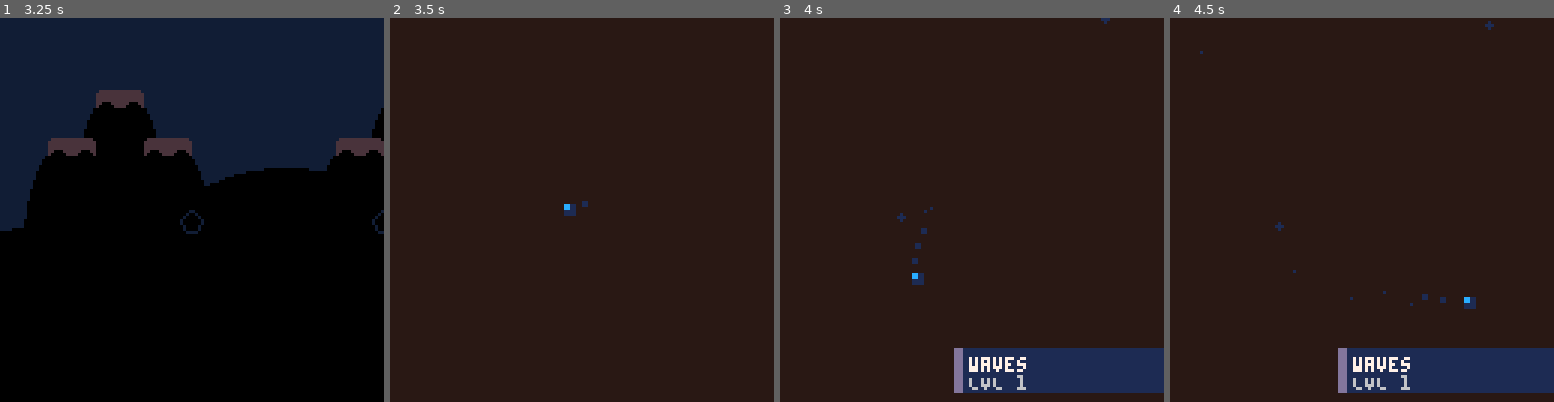
Above: before the commit, frames 1-4 (left to right).
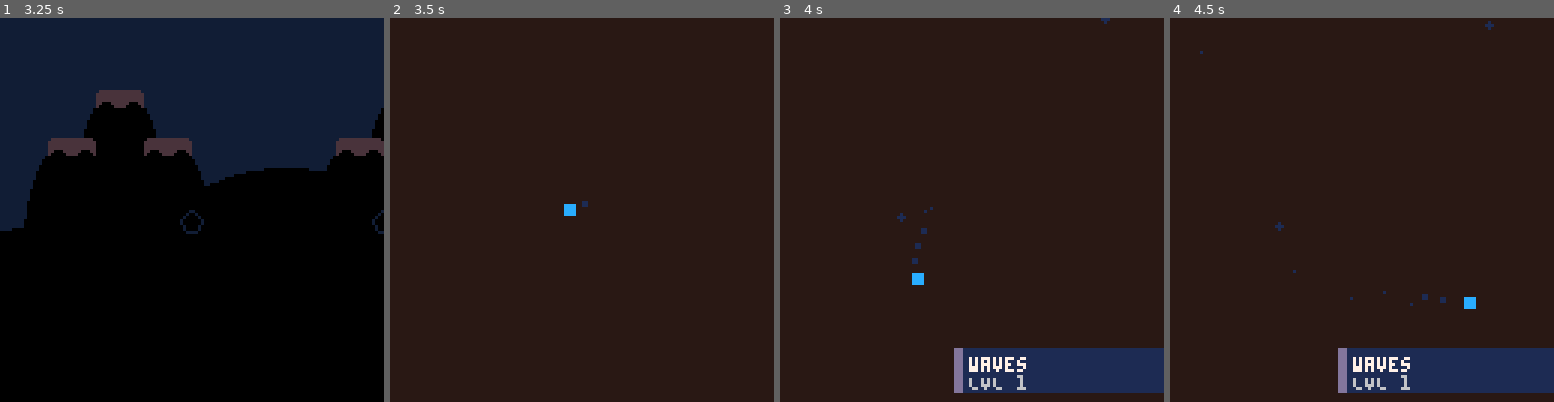
Above: after the commit, the same moments.

Repository: kastlev/tiny-shapes-and-beats
Game: PICO-8 cartridge tiny_beats_and_shapes.p8
Two runs of this game, one before a commit and one after it. Both use one fixed random seed, a clock stepped at 60 frames per second and the inputs below.
Inputs:
- Up to frame 1 (3.25 s): tap X (X key) at 0.33, 1.07, 1.85, 2.97 s; tap O (Z key) at 0.7, 1.7, 2.1, 2.5, 2.9 s; hold Right 1.6-2.1 s; hold Up 2.15-2.42 s; hold Right 2.47-3.03 s; hold Left from 3.08 s (still down)
- Up to frame 2 (3.5 s): keep holding Left; tap O (Z key) at 3.3 s
- Up to frame 3 (4 s): release Left at 3.58 s; hold Down 3.63-3.97 s; tap O (Z key) at 3.7 s
- Up to frame 4 (4.5 s): hold Right from 4.02 s (still down); tap X (X key) at 4.08 s; tap O (Z key) at 4.1 s

Frame 1 is identical in both runs. In frame 2, less than 0.1% of the frame differs, in the area x 45-49%, y 48-52%; in frame 3, less than 0.1%; in frame 4, less than 0.1%.

Commit message:
Agregar funciones de interpolación y suavizado: implementar _ease y ease_fns para mejorar la transición de valores. Actualizar parámetros de advertencia en el sistema de enemigos: permitir personalización del tamaño de advertencia. Añadir nivel 4: definir nuevas mecánicas y patrones de enemigos para enriquecer la jugabilidad. Modificar inicialización del jugador: ajustar puntos de vida iniciales para equilibrar la dificultad.

Diff:
--- a/src/common/utils.lua
+++ b/src/common/utils.lua
@@ -60,4 +60,13 @@
   return last
 end
 
-function _ease(t) return mid(0,t,1) end
+ease_fns={
+  out_quad=function(t) return 1-(1-t)^2 end,  -- arranca rápido y frena al final
+  in_snap=function(t) return t^6 end,         -- casi quieto y se dispara al final
+  smooth=function(t) return t*t*(3-2*t) end   -- arranca y frena suave
+}
+
+function _ease(t,m)
+  t=mid(0,t,1)
+  return ease_fns[m] and ease_fns[m](t) or t
+end
--- a/src/enemies.lua
+++ b/src/enemies.lua
@@ -176,7 +176,7 @@
   if warn then
     if sz>=40 then add_trauma(.1) end
     wait_until_enemy_dead(_create_enemy(etype,x,y,{
-      size=sz,fill=params.fill,color=params.warning_color or C_DARK_PINK,
+      size=params.warn_size or sz,fill=params.fill,color=params.warning_color or C_DARK_PINK,
       duration_frames=params.warning_frames or 20,
       len=params.len,ang=params.ang,is_warning=true}))
   end
--- a/src/levels.lua
+++ b/src/levels.lua
@@ -1,9 +1,8 @@
-
-
 LEVEL_META = {
   "name=LVL 1;song=waves;track=0;total=1560;point1=0.27;point2=0.68;map_x=8",
   "name=LVL 2;song=flux;track=8;total=2100;point1=0.23;point2=0.52;point3=0.78;map_x=16",
-  "name=LVL 3;song=zona;track=16;total=2400;point1=0.25;point2=0.55;map_x=24"
+  "name=LVL 3;song=zona;track=16;total=2400;point1=0.25;point2=0.55;map_x=24",
+  "name=LVL 4;song=test;track=0;total=4350;point1=0.423;point2=0.811;map_x=32"
 }
 LEVEL_COUNT = #LEVEL_META
 
@@ -24,7 +23,28 @@
   orbzone  = "spw;type=E_HOLE;orbit=true;orbit_cx=64;orbit_cy=64;orbit_ang=0;orbit_radius=22;orbit_speed=0.006;x=86;y=64;size=34;warning_frames=45;duration_frames=315",
   lens     = "spw;type=E_HOLE;orbit=true;orbit_cx=64;orbit_cy=64;orbit_radius=12;orbit_speed=0.006;y=64;size=36;warning_frames=30;duration_frames=330",
   jumpzone = "spw;type=E_HOLE;size=28;warning_frames=30;duration_frames=90",
-  zonering = "spw;size=1;size_max=30;fill=false;grow_px=0.9;warning_frames=30;duration_frames=34"
+  zonering = "spw;size=1;size_max=30;fill=false;grow_px=0.9;warning_frames=30;duration_frames=34",
+  sweep    = "spw;type=E_LINE_BI;y=64;ang=0.25;len=72;size=3;x=2;vx=1.8;warning_frames=25;duration_frames=80", -- linea vertical que barre de izq a der (al reves: x=126;vx=-1.8)
+  wiper    = "spw;type=E_LINE_BI;x=64;y=0;ang=0;len=144;size=2;ang_vel=0.004;warning_frames=30;duration_frames=125", -- limpiaparabrisas: media vuelta desde el borde superior (125 f = 0.5/ang_vel)
+    gun      = "spw_loop;pattern=point;x=-4;y=64;n=30;parallel=true;stagger=2;type=E_BULLET;size=2;v_random=true;v_speed_min=1.5;v_speed_max=3;duration_frames=120", -- metralleta desde un borde: direccion al azar, las que miran afuera mueren (otro borde: x=132)
+  core     = "spw;type=E_CIRCLE;x=64;y=64;size=7;color=13;warning_frames=30;duration_frames=125", -- nucleo inofensivo (color 13) en el centro; se lanza con fountain
+  fountain = "spw_loop;pattern=point;x=64;y=64;n=40;parallel=true;stagger=3;type=E_BULLET;size=2;v_random=true;v_speed_min=0.8;v_speed_max=2;duration_frames=150", -- chorro de balas desde el centro
+  ripple   = "spw_loop;pattern=column;column_x=-4;random=false;n=6;parallel=true;type=E_BULLET;size=3;vx=1.4;wave=true;wave_amp=12;wave_freq=0.03;duration_frames=130", -- muro de balas que ondula
+  pop      = "spw;count=12;speed=1.5;size=3;duration_frames=100;warning=true;warning_frames=20", -- anillo de balas sin emisor: solo aviso y ¡pum!
+  worm     = "spw_loop;pattern=point;x=-5;y=64;n=10;parallel=true;stagger=4;type=E_CIRCLE;size=3;vx=1.5;wave=true;wave_amp=10;wave_freq=0.02;warning=false;duration_frames=200", -- gusano: cada circulo repite el recorrido ondulado con retraso
+
+  -- ===== FORMAS ESTATICAS Y PERSEGUIDORAS =====
+  mine     = "spw;type=E_CIRCLE;size=9;near_player=true;near_range=18;warning_frames=30;duration_frames=45", -- circulo estatico junto al jugador
+  block    = "spw;type=E_SQUARE;size=9;warning_frames=30;duration_frames=45", -- cuadrado estatico en sitio aleatorio
+  stalker  = "spw;type=E_SQUARE;size=5;chase=true;chase_speed=1.3;chase_turn=0.04;warning_frames=30;duration_frames=150", -- un cuadrado perseguidor
+  strobe   = "spw;type=E_SQUARE;size=14;flicker=true;flicker_rate=8;warning_frames=30;duration_frames=120", -- parpadea rosa/blanco: solo hiere en los frames rosa
+
+  -- ===== MOVIMIENTOS ESPECIALES =====
+  bomb     = "spw;type=E_CIRCLE;size=2;size_max=16;grow_lerp=0.12;warning_frames=30;duration_frames=60;burst=true;burst_count=12;burst_speed=1.4;burst_size=2;burst_duration_frames=100", -- crece desde un punto y explota en balas
+  orbiter  = "spw;type=E_SQUARE;orbit=true;orbit_cx=64;orbit_cy=64;orbit_ang=0;orbit_radius=40;orbit_speed=0.008;x=104;y=64;size=5;warning_frames=30;duration_frames=150", -- satelite que gira alrededor del centro (~2 px/f)
+  bouncer  = "spw;x=20;y=20;vx=1.9;vy=1.5;size=3;warning_frames=30;duration_frames=180;bounce=true;bounce_speed_mult=1.05;bounce_size_mult=1.06", -- rebota, se acelera y crece
+  wrapper  = "spw;type=E_CIRCLE;size=4;vx=2;vy=0.9;wrap=true;warning_frames=30;duration_frames=150" -- sale por un borde y entra por el opuesto
+
 }
 
 function level_1()
@@ -108,3 +128,47 @@
     30                                                       -- f2370 ajuste hasta f2400
   }                                                          -- f2400 = total
 end
+
+function level_4()
+  level_setup(4)
+  play {
+    -- ===== LINEAS Y FORMAS =====
+    "hline;y=@;wait=45",                                       -- f0 linea horizontal sobre el jugador
+    "vline;x=@;wait=45",                                       -- f45 linea vertical
+    "cross;duration_frames=120;wait=150",                      -- f90 cruz giratoria
+    "ring;x=64;y=64;wait=75",                                  -- f240 anillo desde el centro: haz dash a traves
+    "mine;wait=80",                                            -- f315 circulo estatico junto a ti
+    "block;wait=80",                                           -- f395 cuadrado estatico
+    "stalker;wait=185",                                        -- f475 cuadrado perseguidor
+    "squares;n=4;stagger=15;wait=120",                         -- f660 cuadrados que caen cerca de ti
+    "chasers;n=4;radius=64;wait=170",                          -- f780 perseguidores desde las 4 esquinas
+    "bouncer;wait=210",                                        -- f950 bola que rebota y crece
+    "wrapper;wait=185",                                        -- f1160 sale por un borde, entra por el otro
+    "strobe;wait=160",                                         -- f1345 cuadrado parpadeante
+    "orbiter;wait=185",                                        -- f1505 satelite orbitando
+    "bomb;wait=150",                                           -- f1690 crece y explota
+    120,                                                       -- f1840 RESPIRO (checkpoint 1)
+
+    -- ===== BALAS =====
+    "column;wait=60",                                          -- f1960 columna de balas
+    "rain;n=6;wait=100",                                       -- f2020 lluvia
+    "ripple;wait=130",                                         -- f2120 muro ondulante
+    "5*aimed;x=3;y=@;warning=true;warning_frames=15;wait=32",  -- f2250 balas apuntadas desde el borde izquierdo
+    "burst;x=64;y=64;wait=110",                                -- f2410 emisor central que explota
+    "pop;x=?;y=?;wait=120",                                    -- f2520 anillo instantaneo
+    "gun;y=?;wait=120",                                        -- f2640 metralleta desde el borde izquierdo
+    "core;wait=30/fountain;wait=170",                          -- f2760 nucleo + chorro de balas (alejate del centro)
+    "spiral;wait=190",                                         -- f2960 espiral de 3 brazos
+    "emitter;x=-1;y=40;target_x=15;target_y=40;wait=110",      -- f3150 emisor que entra y suelta un anillo
+    "sweep;wait=110",                                          -- f3260 linea que barre
+    "wiper;wait=160",                                          -- f3370 limpiaparabrisas
+    120,                                                       -- f3530 RESPIRO (checkpoint 2)
+
+    -- ===== ZONAS: lo de FUERA del circulo es letal =====
+    "zone;duration_frames=100;wait=145",                       -- f3650 zona quieta (45 aviso + 100)
+    "orbzone;duration_frames=150;wait=195",                    -- f3795 zona que orbita (45 + 150)
+    "lens;orbit_ang=0;x=76;duration_frames=150/lens;orbit_ang=0.5;x=52;duration_frames=150;wait=180", -- f3990 lente: dos zonas, solo la interseccion es segura (30 + 150)
+    "jumpzone;x=40;y=40;wait=30/zonering;x=40;y=40;wait=90",   -- f4170 zona que salta + anillo dentro (30 + 90)
+    60                                                         -- f4290 ajuste hasta f4350
+  }                                                            -- f4350 = total
+end
--- a/src/player.lua
+++ b/src/player.lua
@@ -1,6 +1,6 @@
 function init_player()
 	p = _kv_parts(split(
-		"hp=1;hp_max=4;x=61;y=61;input_x=0;input_y=0; …(568 unchanged characters)…
+		"hp=4;hp_max=4;x=61;y=61;input_x=0;input_y=0; …(568 unchanged characters)…
 		";"
 	))
 end
